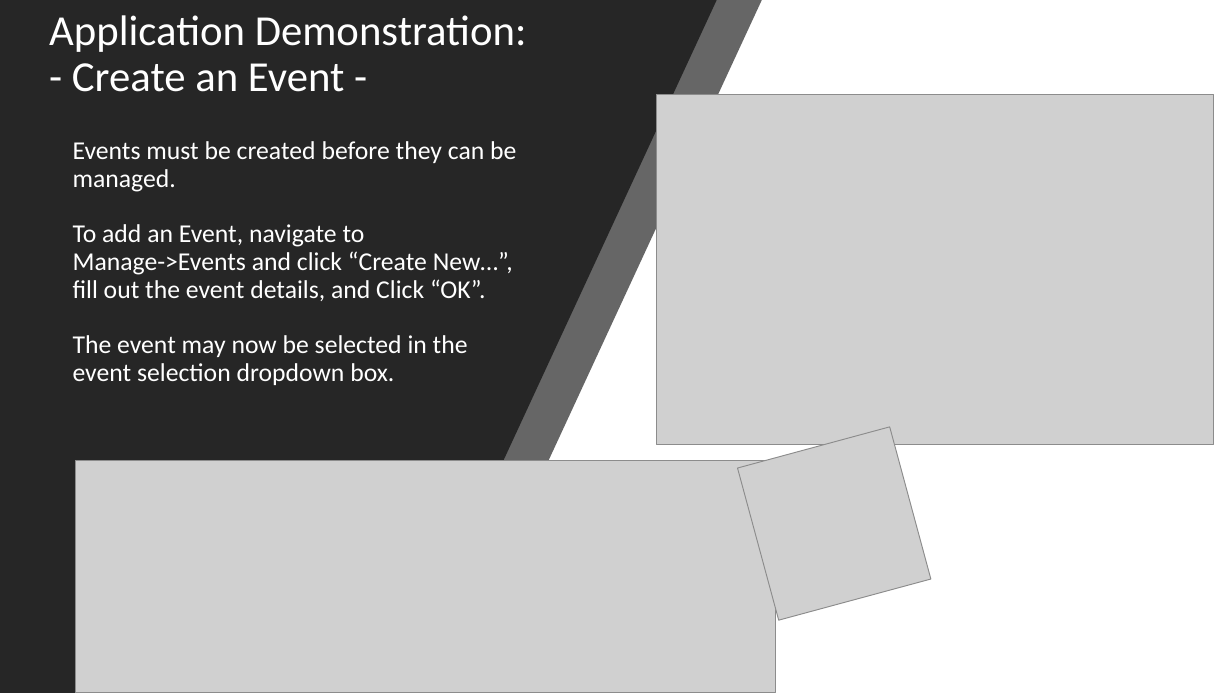
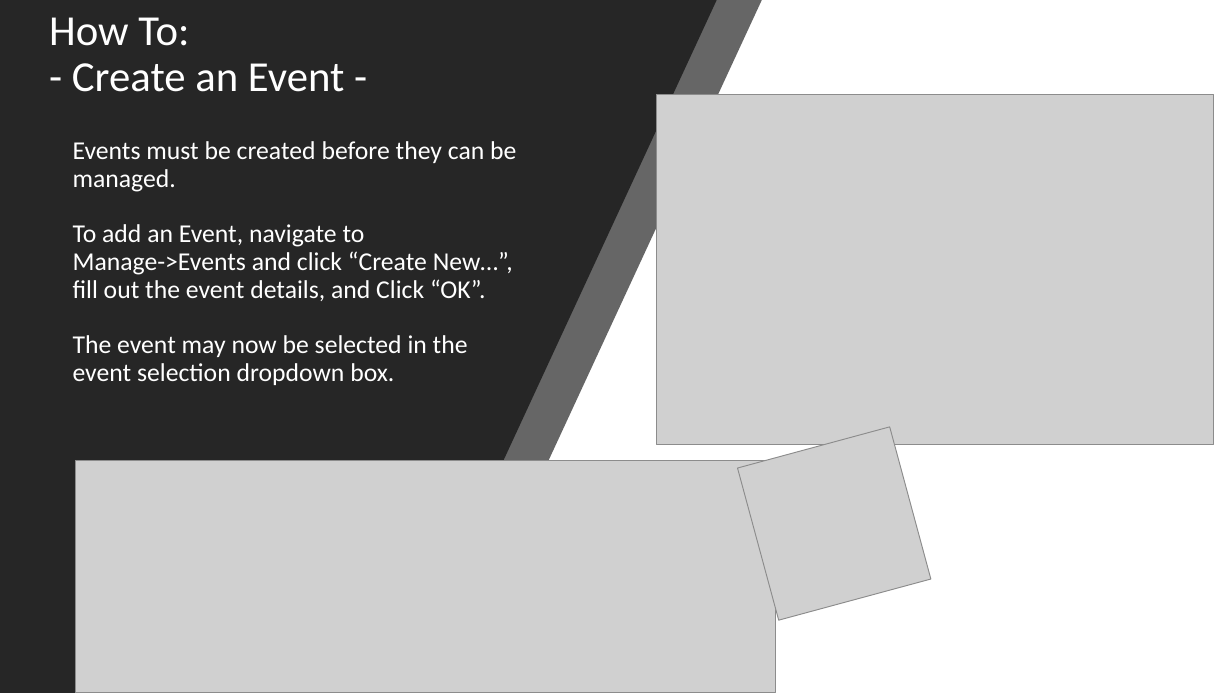
Before and after one commit to dustinfast/TeamPlayTracker, a slide deck: slide 3 of InstructionManual/TeamPlayTrackerHowTo.pptx (slide 11 before the commit). Drawn at 1232x693 pixels with LibreOffice and Linux fonts; fonts in the diff are those of the drawing; grey boxes stand for pictures. Boxes give left, top, right and bottom in pixels: in the first picture for what was removed or moved away, otherwise in the second. Text is boxed around its words. In the diff, an @@ line names an element or a change of style, - is before the commit and + after.

```diff
--- a/InstructionManual/TeamPlayTrackerHowTo.pptx
+++ b/InstructionManual/TeamPlayTrackerHowTo.pptx
@@ title at (49,17,345,92): text changed @@
-Application Demonstration:
-- Create an Event -
+How To:
+- Create an Event -
```
Also in this commit, not shown: 7 other slides changed, 8 slides removed.
